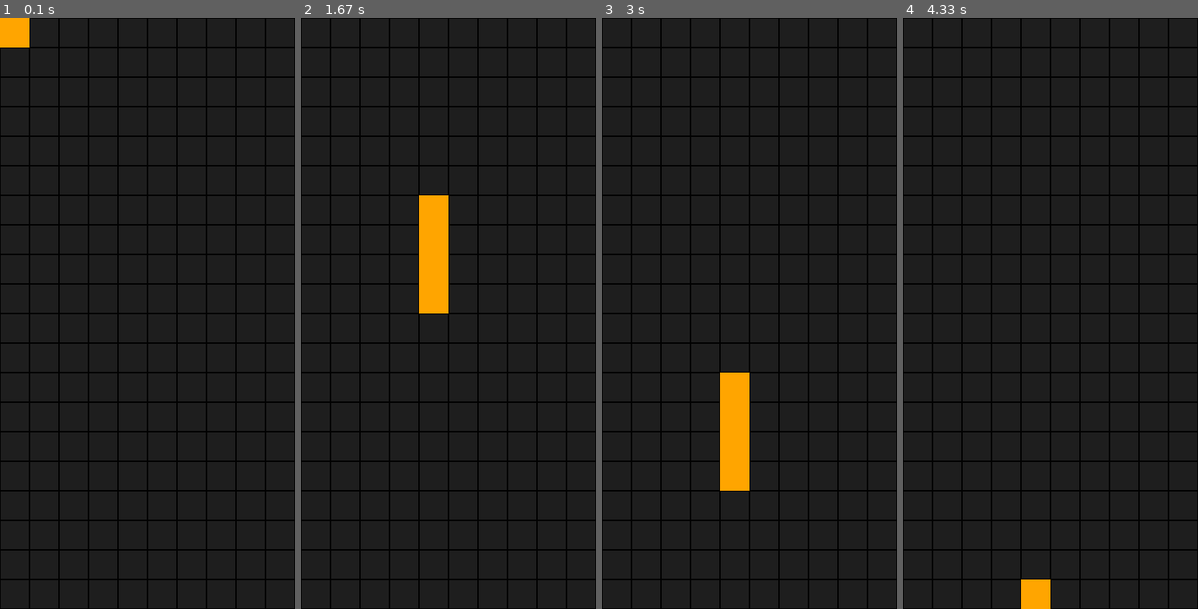
Above: before the commit, frames 1-4 (left to right).
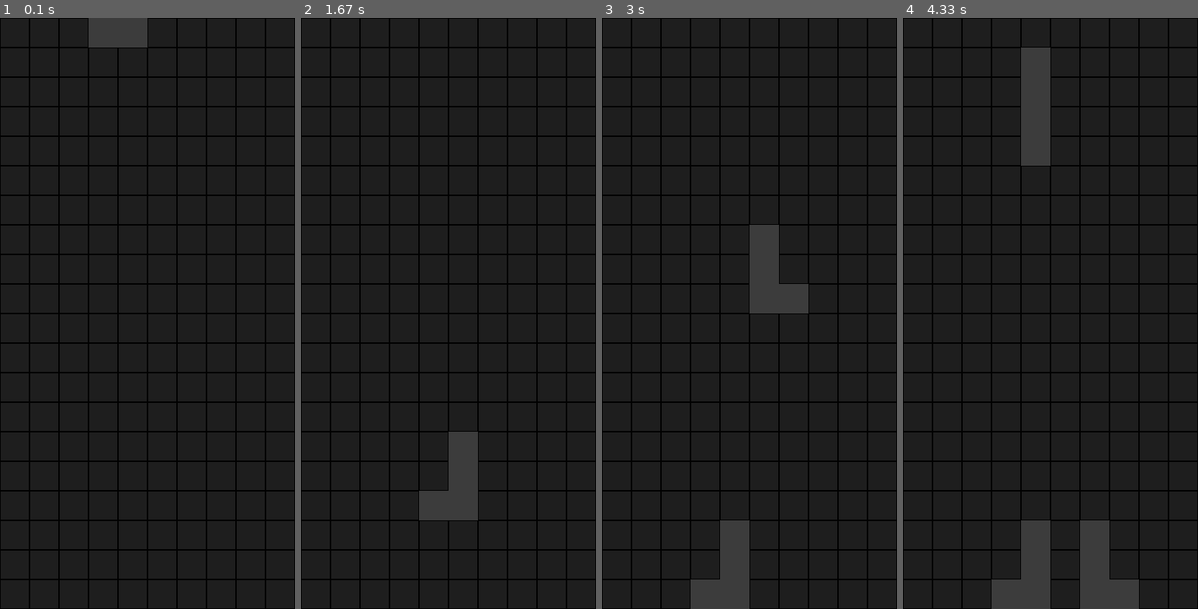
Above: after the commit, the same moments.

Repository: agentzero001/more_python
Game: pygame game, started from pygame/tetris/main.py
The game is run twice, just before and just after one commit, with the same random seed, the same clock (stepped at 60 frames per second) and the same inputs.
Inputs:
- Up to frame 1 (0.1 s): no input
- Up to frame 2 (1.67 s): hold Right 0.33-0.8 s; hold Right 0.83-1.3 s; hold Left from 1.33 s (still down)
- Up to frame 3 (3 s): release Left at 1.87 s; hold Left 1.9-2.3 s; hold Right 2.33-2.97 s
- Up to frame 4 (4.33 s): hold Left 3-3.47 s; hold Right 3.5-3.97 s; hold Right from 4 s (still down)

The runs differ from the first frame. In frame 1, 1.5% of the frame differs, in the area x 0-50%, y 0-5%; in frame 2, 4.0%; in frame 3, 6.0%, in the area x 30-70%, y 35-100%; in frame 4, 6.0%.

Commit message:
complexity increasing

Diff:
--- a/pygame/tetris/main.py
+++ b/pygame/tetris/main.py
@@ -10,8 +10,14 @@
         pg.display.set_caption('Tetris')
         self.screen = pg.display.set_mode(FIELD_RES)
         self.clock = pg.time.Clock()
+        self.set_timer()
         self.tetris = Tetris(self)
         #self.new_game()
+
+    def set_timer(self):
+        self.user_event = pg.USEREVENT + 0
+        self.anim_trigger = False
+        pg.time.set_timer(self.user_event, ANIM_TIME_INTERVAL)
 
     def new_game(self):
         pass
@@ -20,23 +26,28 @@
         self.tetris.update()
         self.clock.tick(FPS)
 
+    def draw(self):
+            self.screen.fill(FIELD_COLOR)
+            self.tetris.draw()
+            pg.display.flip()
+
     def check_events(self):
+        self.anim_trigger = False
         for event in pg.event.get():
             if (event.type == pg.QUIT
             or (event.type == pg.KEYDOWN and event.key == pg.K_ESCAPE)):
                 pg.quit()
                 sys.exit()
-
-    def draw(self):
-            self.screen.fill(FIELD_COLOR)
-            self.tetris.draw()
-            pg.display.flip()
+            elif event.type == pg.KEYDOWN:
+                self.tetris.control(event.key)
+            elif event.type == self.user_event:
+                self.anim_trigger = True
 
     def run(self):
             while True:
-                self.draw()
                 self.check_events()
                 self.update()
+                self.draw()
 
 if __name__ == '__main__':
     app = App()
--- a/pygame/tetris/settings.py
+++ b/pygame/tetris/settings.py
@@ -4,6 +4,9 @@
 
 FPS = 60
 FIELD_COLOR = (30, 30, 30)
+
+ANIM_TIME_INTERVAL = 100
+
 TILE_SIZE = 40
 FIELD_SIZE = FIELD_W, FIELD_H = 10, 20
 FIELD_RES = FIELD_W * TILE_SIZE, FIELD_H * TILE_SIZE
--- a/pygame/tetris/tetris.py
+++ b/pygame/tetris/tetris.py
@@ -3,22 +3,44 @@
 from tetromino import Tetromino
 import math
 
+
 class Tetris:
     def __init__(self, app):
         self.app = app
         self.sprite_group = pg.sprite.Group()
+        self.field_array = self.get_field_array()
         self.tetromino = Tetromino(self)
+
+    def store_blocks(self):
+        for block in self.tetromino.blocks:
+            x, y = int(block.pos.x), int(block.pos.y)
+            self.field_array[y][x] = block
+
+    def get_field_array(self):
+        return [[0 for x in range(FIELD_W)] for y in range(FIELD_H)]
+
+    def check_tetromino_landing(self):
+        if self.tetromino.landed:
+            self.store_blocks()
+            self.tetromino = Tetromino(self)
+
+    def control(self, pressed_k):
+        if pressed_k == pg.K_LEFT:
+            self.tetromino.move('left')
+        elif pressed_k == pg.K_RIGHT:
+            self.tetromino.move('right')
 
     def draw_grid(self):
         for x in range(FIELD_W):
            for y in range(FIELD_H):
                pg.draw.rect(self.app.screen, 'black',
-                           (x * TILE_SIZE, y * TILE_SIZE, TILE_SIZE, TILE_SIZE), 1)
+                            (x * TILE_SIZE, y * TILE_SIZE, TILE_SIZE, TILE_SIZE), 1)
 
     def update(self):
-        self.tetromino.update()
+        if self.app.anim_trigger:
+            self.tetromino.update()
+            self.check_tetromino_landing()
         self.sprite_group.update()
-
 
     def draw(self):
         self.draw_grid()
--- a/pygame/tetris/tetromino.py
+++ b/pygame/tetris/tetromino.py
@@ -9,7 +9,7 @@
 
         super().__init__(tetromino.tetris.sprite_group)
         self.image = pg.Surface([TILE_SIZE, TILE_SIZE])
-        self.image.fill('orange')
+        self.image.fill((60,60,60))
         self.rect = self.image.get_rect()
 
     def set_rect_pos(self):
@@ -18,18 +18,32 @@
     def update(self):
         self.set_rect_pos()
 
+    def collision(self, pos):
+        x, y = int(pos.x), int(pos.y)
+        if 0 <= x < FIELD_W and y < FIELD_H and (
+           y < 0 or not self.tetromino.tetris.field_array[y][x]):
+            return False
+        return True
+
 class Tetromino:
     def __init__(self, tetris):
         self.tetris = tetris
         self.shape = choice(list(TETROMINOES.keys()))
         self.blocks = [Block(self, pos) for pos in TETROMINOES[self.shape]]
+        self.landed = False
 
+    def is_collide(self, block_position):
+        return any(map(Block.collision, self.blocks, block_position))
 
     def move(self, direction):
         move_direction = MOVE_DIRECTIONS[direction]
-        for block in self.blocks:
-            block.pos += move_direction
+        new_block_positions = [block.pos + move_direction for block in self.blocks]
+        is_collide = self.is_collide(new_block_positions)
+        if not is_collide:
+            for block in self.blocks:
+                block.pos += move_direction
+        elif direction == 'down':
+            self.landed = True
 
     def update(self):
         self.move(direction='down')
-        pg.time.wait(200)
